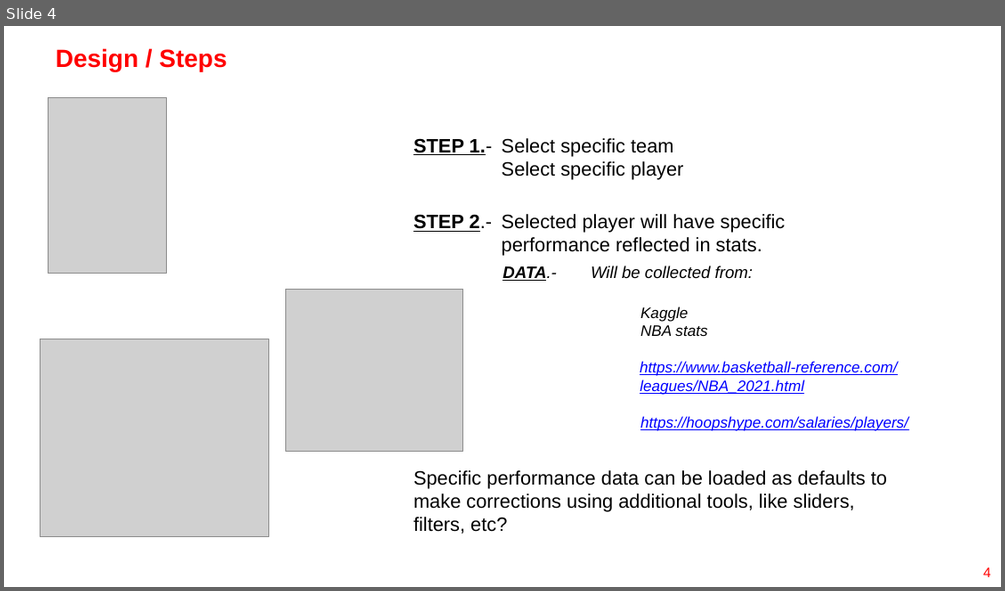
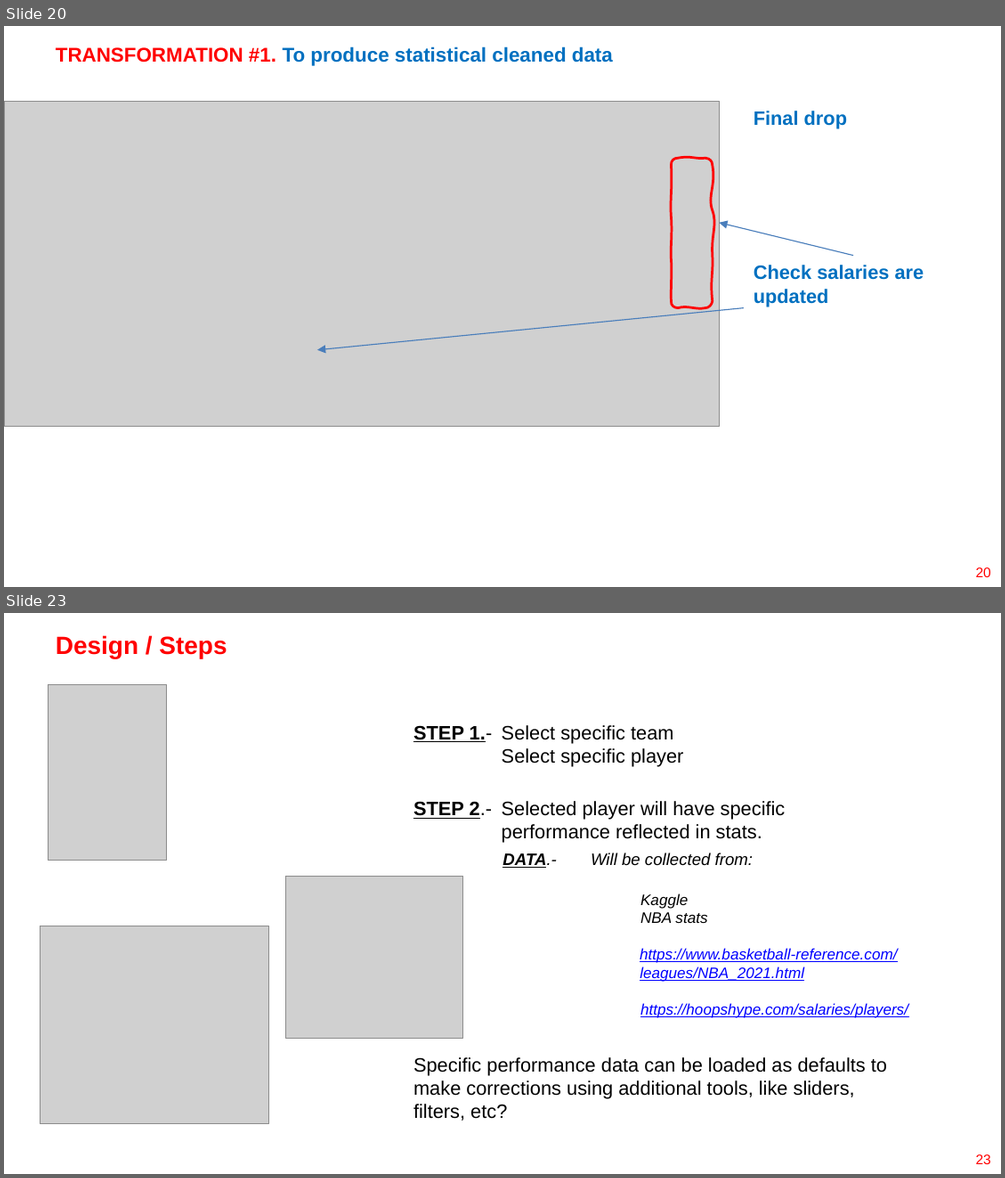
Before and after one commit to aburstyn9068/final_project, a slide deck: ppt/Final Project Group 1 v1.pptx. Shown one above the other, each under a label of ours: slide 4 before the commit, slides 20 and 23 after it; the slides between them are not shown. The pictures are 1005x591 and 1005x1178 pixels, drawn with LibreOffice and Linux fonts; fonts in the diff are those of the drawing; grey boxes stand for pictures. Boxes give left, top, right and bottom in pixels: in the first picture for what was removed or moved away, otherwise in the second. Text is boxed around its words. In the diff, an @@ line names an element or a change of style, - is before the commit and + after.

```diff
--- a/ppt/Final Project Group 1 v1.pptx
+++ b/ppt/Final Project Group 1 v1.pptx
@@ slide 20 added at (4,26,1001,587), background #FFFFFF @@
@@ title added at (56,46,613,66), 14.4 pt, text #0070C0, bold @@
+TRANSFORMATION #1. To produce statistical cleaned data
@@ picture added at (4,101,719,426) @@
@@ text added at (753,111,847,129), 14 pt, text #0070C0, bold @@
+Final drop
@@ freeform shape added at (671,158,712,307), outline #FF0000 1.75 pt @@
@@ arrow added from (853, 256) to (719, 223), #4B7EBC 0.75 pt @@
@@ text added at (753,265,924,306), 14 pt, text #0070C0, bold @@
+Check salaries are updated
@@ arrow added from (744, 308) to (317, 350), #4B7EBC 0.75 pt @@
@@ page number added at (976,567,991,577), 10 pt, text #FF0000 @@
+20
@@ what was slide 4 is now slide 23 @@
@@ page number at (976,1154,991,1164): text changed @@
-4
+23
```
Also in this commit, not shown: 3 slides changed, 19 other slides added, 9 other files.
